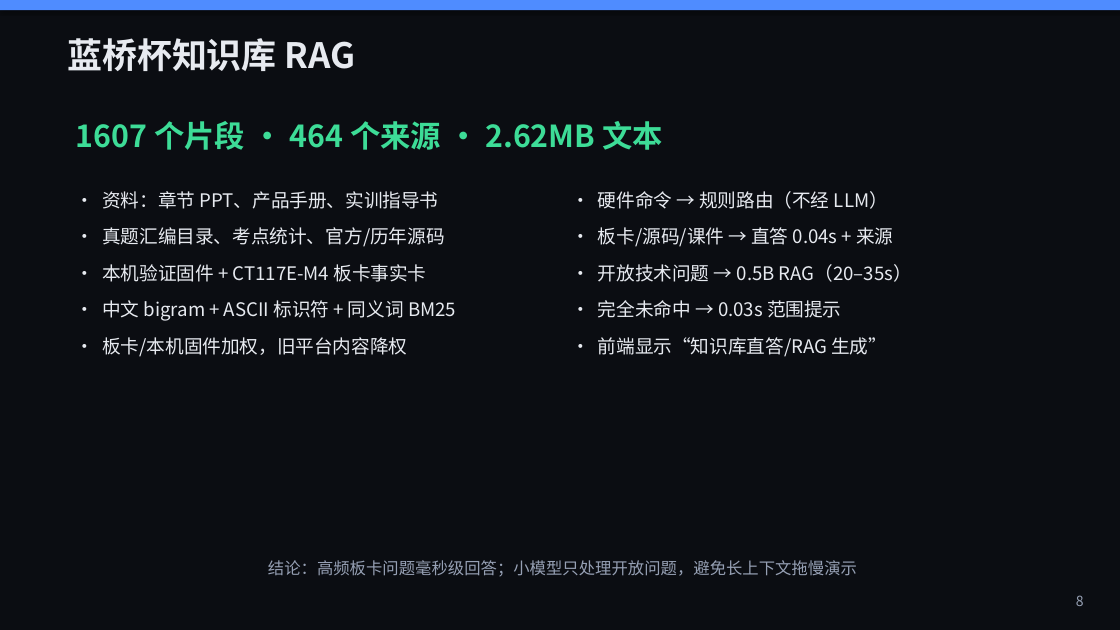
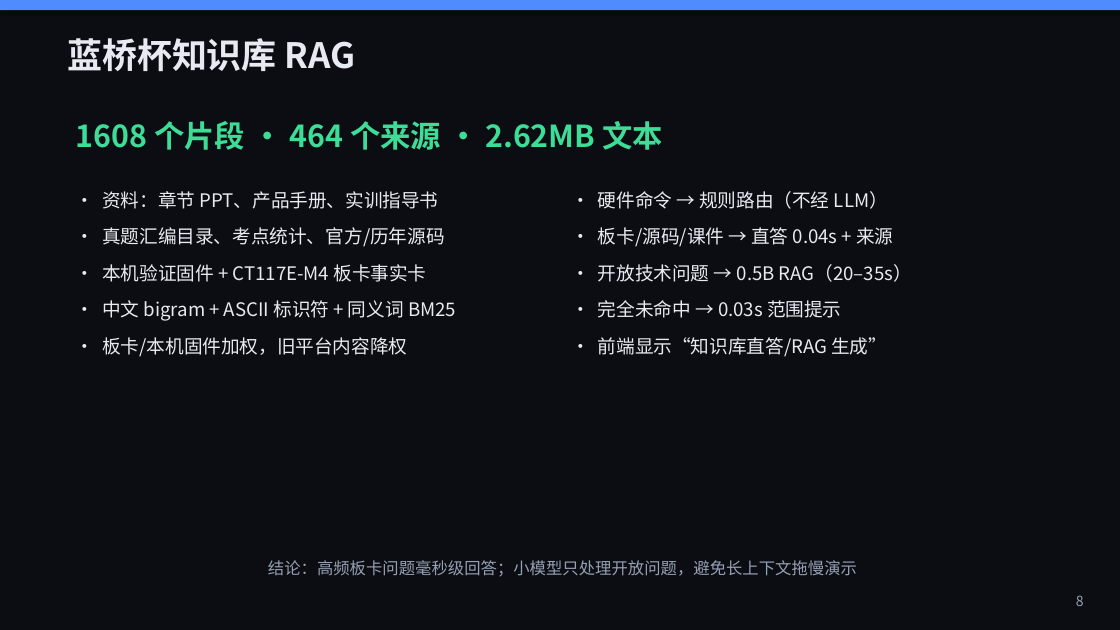
Before and after one commit to Apple-1814/Design-and-Implementation-of-an-Edge-Side-Multimodal-AI-Interaction-Terminal-Based-on-Raspberry-Pi-4, a slide deck: slide 8 of paper/答辩PPT.pptx. Drawn at 1120x630 pixels with LibreOffice and Linux fonts; fonts in the diff are those of the drawing. Boxes give left, top, right and bottom in pixels: in the first picture for what was removed or moved away, otherwise in the second. Text is boxed around its words. In the diff, an @@ line names an element or a change of style, - is before the commit and + after.

```diff
--- a/paper/答辩PPT.pptx
+++ b/paper/答辩PPT.pptx
@@ text at (75, 121, 663, 150): text changed @@
-1607 个片段 · 464 个来源 · 2.62MB 文本
+1608 个片段 · 464 个来源 · 2.62MB 文本
```
Also in this commit, not shown: 4 other slides changed, 24 other files.
